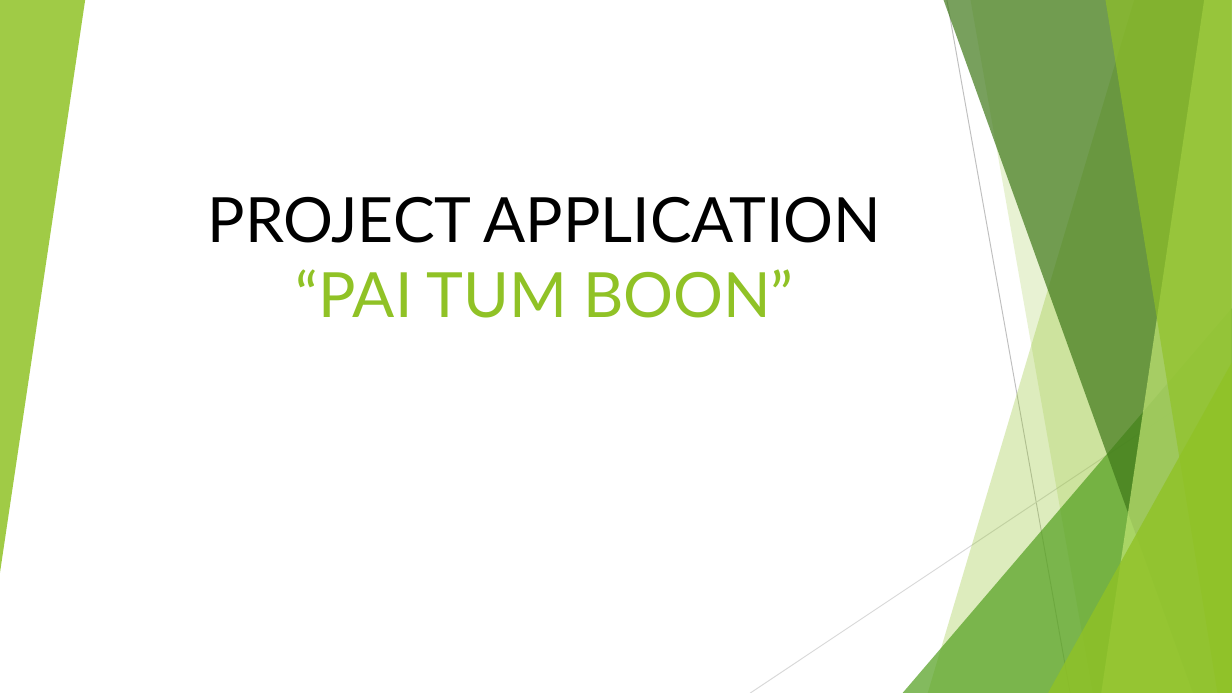
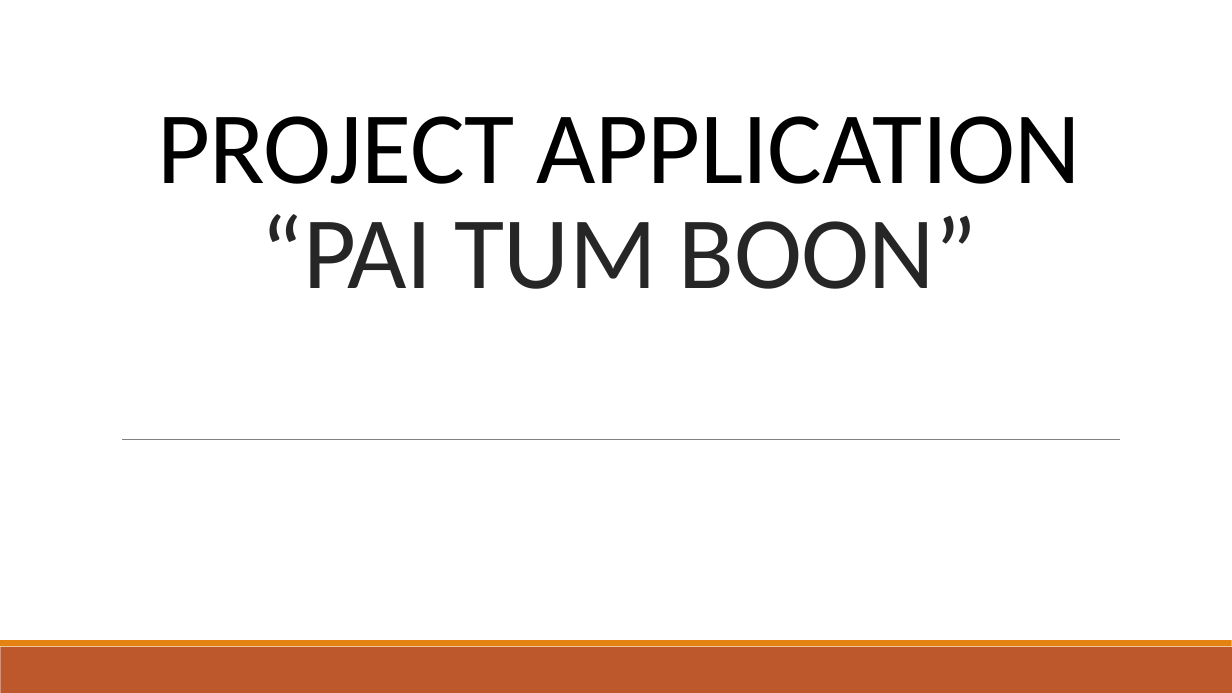
Before and after one commit to entenxl123/New, a slide deck: slide 1 of PROJECT.pptx. Drawn at 1232x693 pixels with LibreOffice and Linux fonts; fonts in the diff are those of the drawing. Boxes give left, top, right and bottom in pixels: in the first picture for what was removed or moved away, otherwise in the second. Text is boxed around its words. In the diff, an @@ line names an element or a change of style, - is before the commit and + after.

```diff
--- a/PROJECT.pptx
+++ b/PROJECT.pptx
@@ group removed at box(0, 0, 1232, 693): 5 freeform shapes, 3 triangles, 2 lines @@
@@ title "PROJECT APPLICATION “PAI TUM BOON”": place and size @@
-title "PROJECT APPLICATION “PAI TUM BOON”" at box(208, 196, 882, 318)
+title "PROJECT APPLICATION “PAI TUM BOON”" at box(157, 116, 1081, 289)
@@ title "PROJECT APPLICATION “PAI TUM BOON”" at box(157, 116, 1081, 289): size 48.6 to 80 pt, font Lato to Calibri, letter spacing 0 to -0.5 pt; text colour #90C226 to #262626 in "“PAI TUM BOON”"; line spacing 1 to 0.85 @@
@@ line added from (122, 439) to (1120, 439), #808080 0.5 pt @@
@@ rectangle added at box(0, 647, 1232, 693), fill #BD582C @@
@@ rectangle added at box(0, 640, 1232, 647), fill #E48312 @@
```
Also in this commit, not shown: 4 other slides changed, 5 slides added, 4 slides removed, 2 other files.
